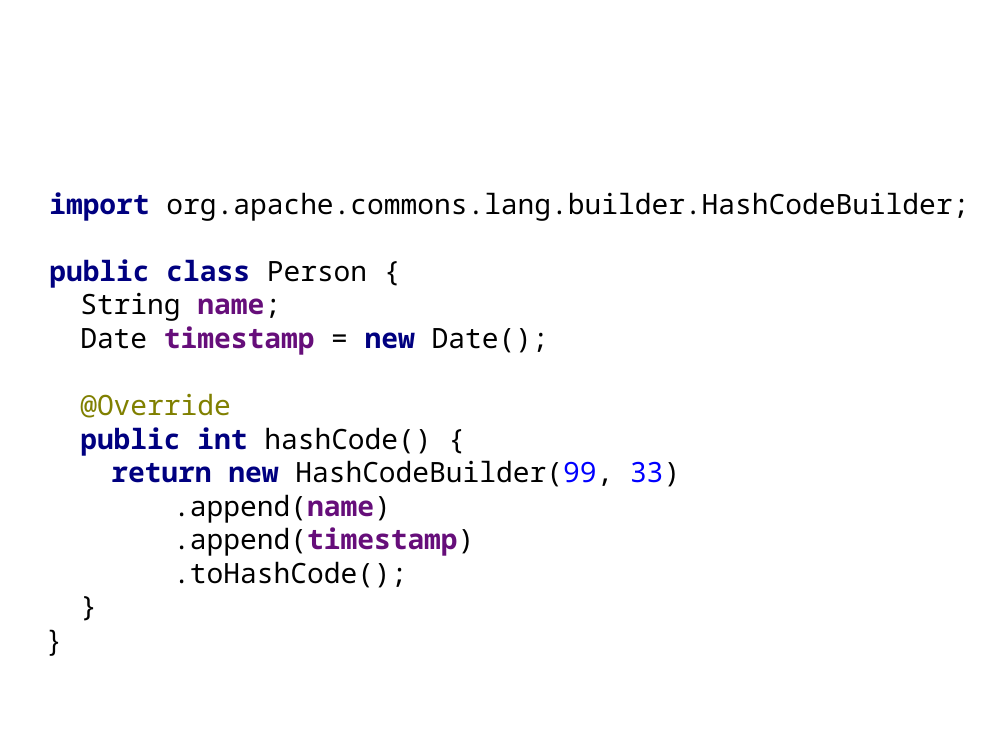
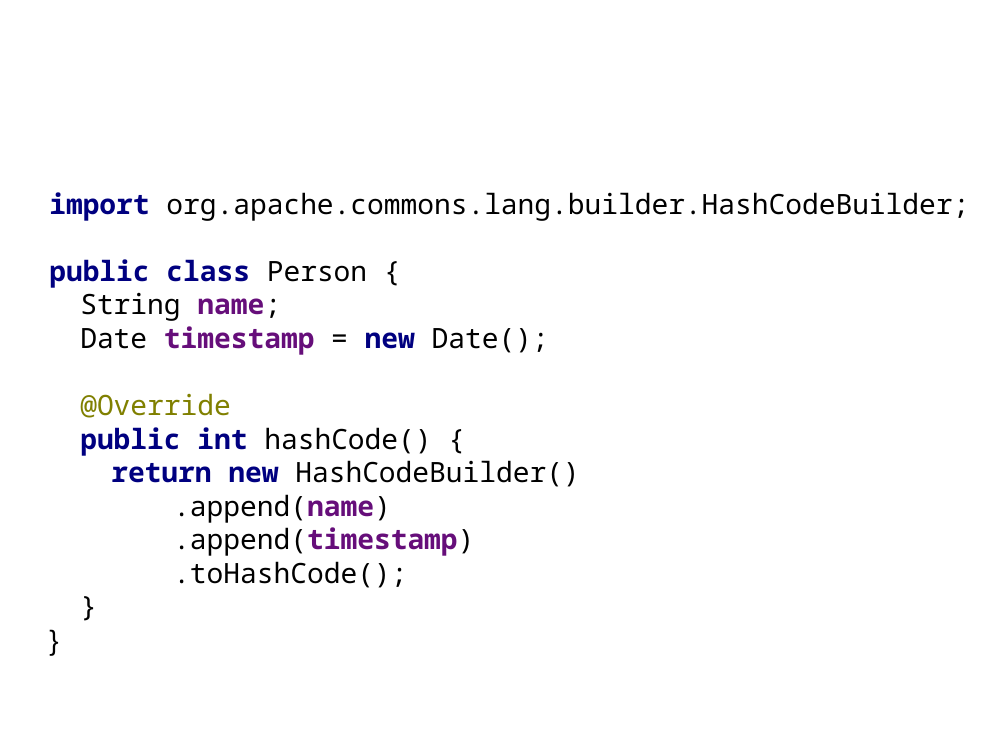
Before and after one commit to HamletDRC/presentations, a slide deck: slide 28 of javaboilerplatebusters/BoilerPlateBusters.odp. Drawn at 1008x756 pixels with LibreOffice and Linux fonts; fonts in the diff are those of the drawing; background and template pictures are left out. Boxes give left, top, right and bottom in pixels: in the first picture for what was removed or moved away, otherwise in the second. Text is boxed around its words. In the diff, an @@ line names an element or a change of style, - is before the commit and + after.

```diff
--- a/javaboilerplatebusters/BoilerPlateBusters.odp
+++ b/javaboilerplatebusters/BoilerPlateBusters.odp
@@ subtitle at <box>111,460,579,487</box>: text changed @@
-return new HashCodeBuilder(99, 33)
+return new HashCodeBuilder()
```
Also in this commit, not shown: 5 other slides changed, 3 other files.
